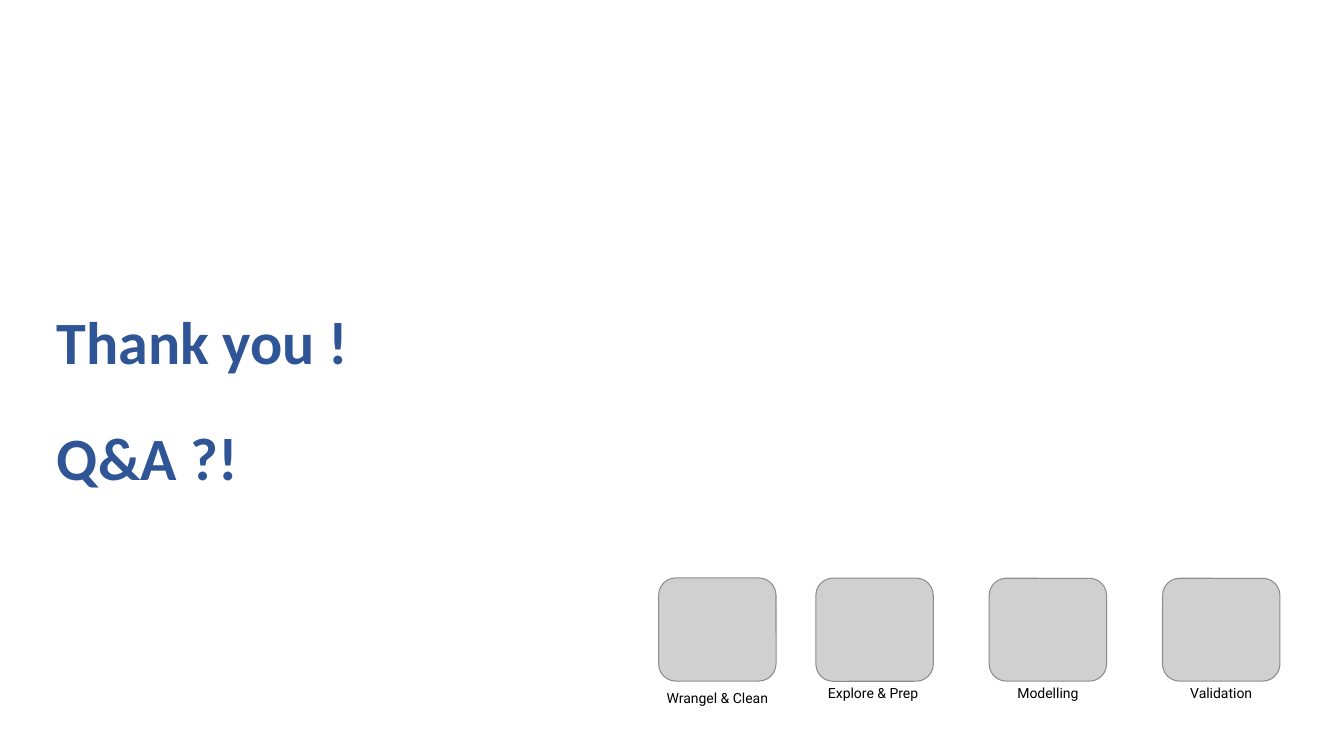
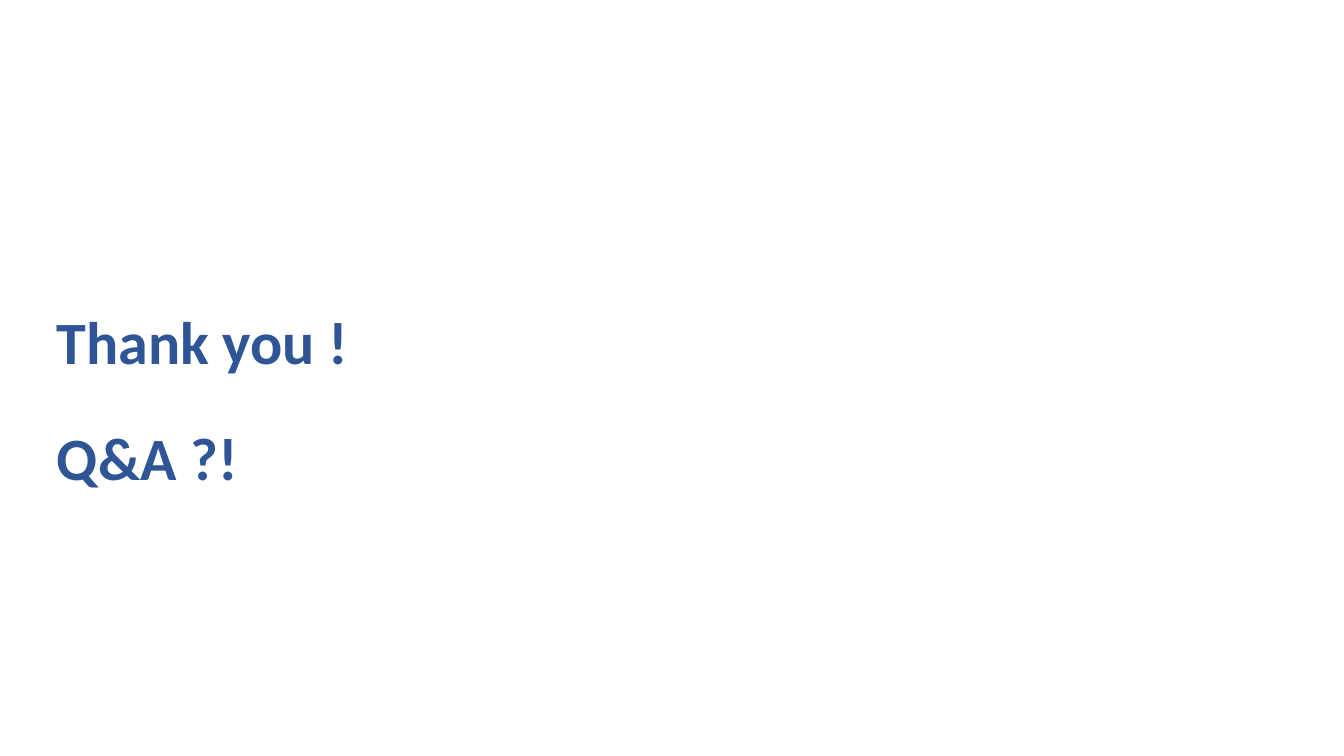
Before and after one commit to TTD-JPO/TDD-project, a slide deck: slide 11 of TDDetection_JED-PeW-OCF_2021009.pptx (slide 10 before the commit). Drawn at 1344x756 pixels with LibreOffice and Linux fonts; fonts in the diff are those of the drawing; grey boxes stand for pictures; background and template pictures are left out. Boxes give left, top, right and bottom in pixels: in the first picture for what was removed or moved away, otherwise in the second. Text is boxed around its words. In the diff, an @@ line names an element or a change of style, - is before the commit and + after.

```diff
--- a/TDDetection_JED-PeW-OCF_2021009.pptx
+++ b/TDDetection_JED-PeW-OCF_2021009.pptx
@@ group removed at (658,578,1279,706): 4 pictures, 4 texts @@
-Explore & Prep
-Wrangel & Clean
-Modelling
-Validation
```
Also in this commit, not shown: 6 other slides changed, 3 slides added, 1 slide removed.
